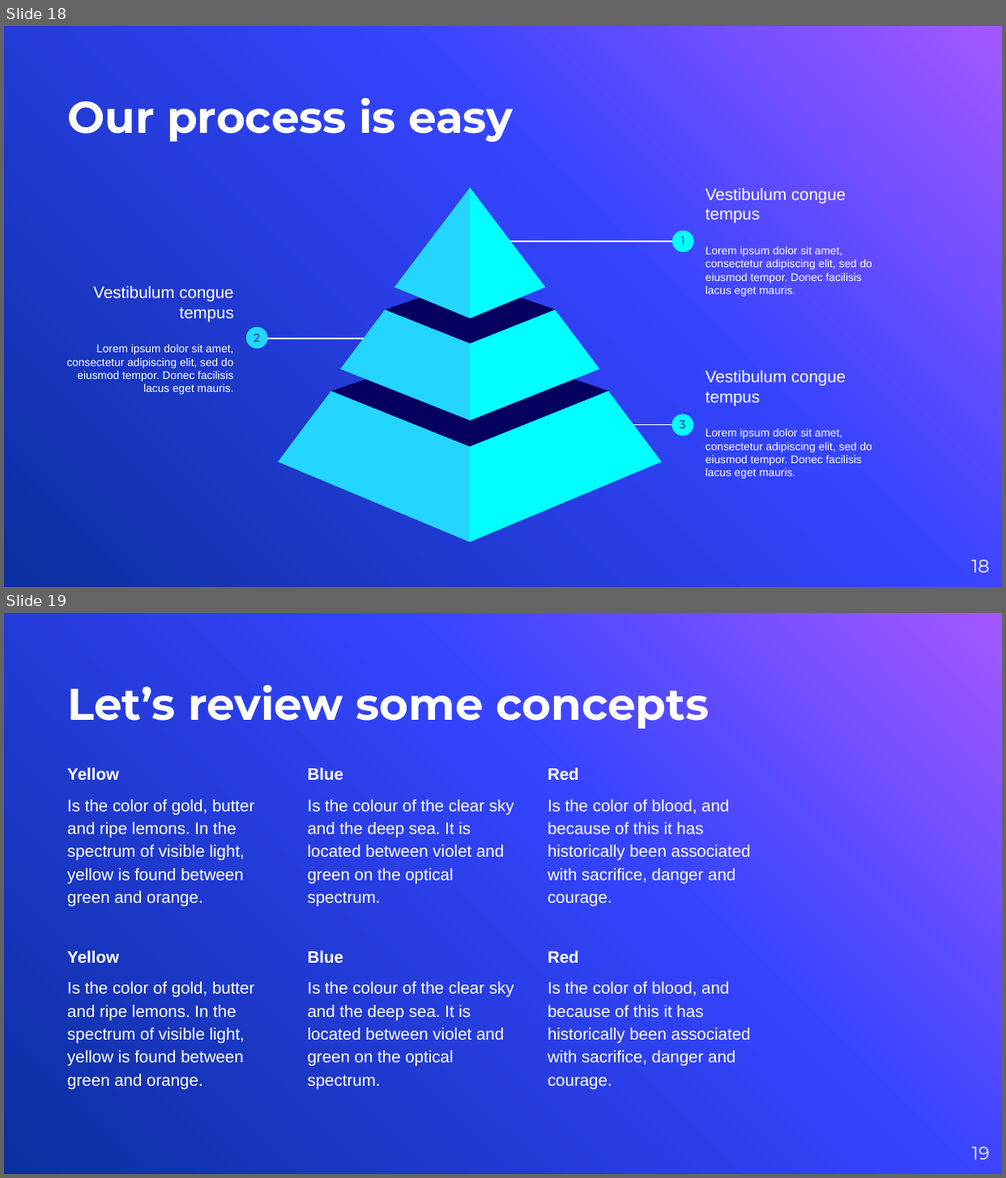
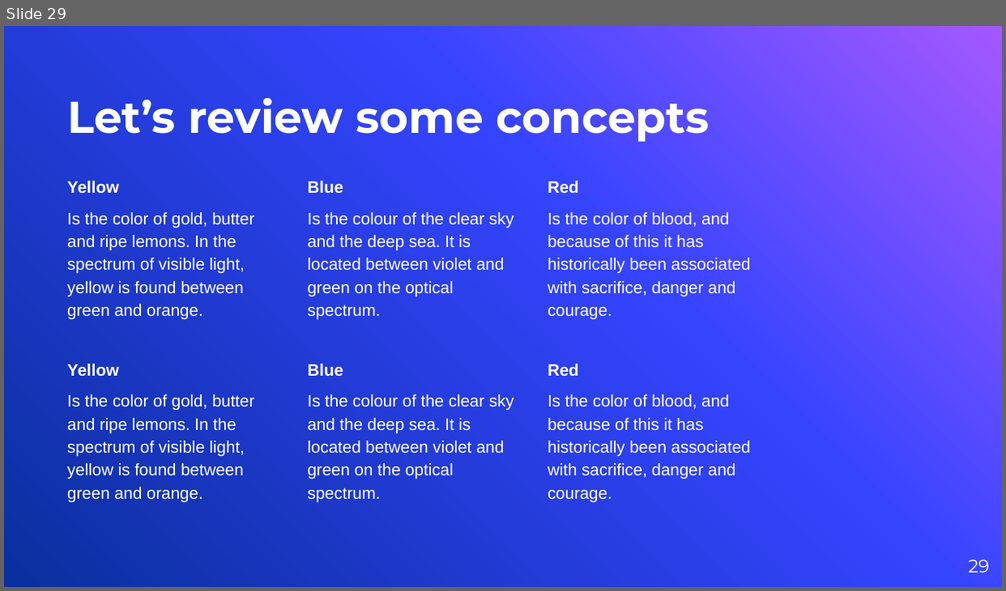
Before and after one commit to vyacheslav-polyakov/thesis, a slide deck: !Defense Slides.pptx. Shown one above the other, each under a label of ours: slides 18 and 19 before the commit, slide 29 after it. The pictures are 1006x1178 and 1006x591 pixels, drawn with LibreOffice and Linux fonts; fonts in the diff are those of the drawing; background and template pictures are left out. Boxes give left, top, right and bottom in pixels: in the first picture for what was removed or moved away, otherwise in the second. Text is boxed around its words. In the diff, an @@ line names an element or a change of style, - is before the commit and + after.

```diff
--- a/!Defense Slides.pptx
+++ b/!Defense Slides.pptx
@@ slide 18 removed at (x1=4, y1=26, x2=1002, y2=587), background picture (left out) @@
@@ title removed at (x1=67, y1=98, x2=513, y2=142) @@
-Our process is easy
@@ group removed at (x1=278, y1=188, x2=662, y2=542): 8 freeform shapes @@
@@ group removed at (x1=506, y1=188, x2=872, y2=297): 2 texts, 1 line, 1 ellipse @@
-Vestibulum congue tempus
-Lorem ipsum dolor sit amet, consectetur adipiscing elit, sed do eiusmod tempor. Donec facilisis lacus eget mauris.
-1
@@ group removed at (x1=67, y1=286, x2=367, y2=395): 2 texts, 1 line, 1 ellipse @@
-Vestibulum congue tempus
-Lorem ipsum dolor sit amet, consectetur adipiscing elit, sed do eiusmod tempor. Donec facilisis lacus eget mauris.
-2
@@ group removed at (x1=629, y1=370, x2=872, y2=479): 2 texts, 1 line, 1 ellipse @@
-Vestibulum congue tempus
-Lorem ipsum dolor sit amet, consectetur adipiscing elit, sed do eiusmod tempor. Donec facilisis lacus eget mauris.
-3
@@ page number removed at (x1=971, y1=560, x2=989, y2=573) @@
-18
@@ what was slide 19 is now slide 29 @@
@@ page number at (x1=968, y1=560, x2=989, y2=573): text changed @@
-19
+29
```
Also in this commit, not shown: 5 slides changed, 19 slides added, 9 other slides removed, 30 other files.
